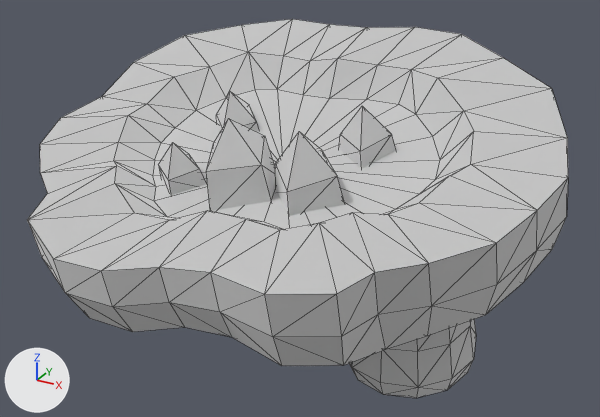
Two versions of the glTF model tools/art/models/tripo/gf/g_e_geode.glb, one commit apart.
One viewpoint serves both versions: a 50 mm camera at (0.14, -0.2475, 0.1784) aimed at (0.0022, 0.0031, 0.0532). Arrows for +X, +Y and +Z are at lower left; the lights stay in place. The picture after the commit comes second. Mesh edges are drawn as thin lines. Vertices at exactly the same position are counted once.

Before the edit, the objects in view are built like this:
```python
me_geometry_0 = bpy.data.meshes.new('geometry_0')
me_geometry_0.from_pydata(...)  # 318 vertices, 582 faces; spans x -0.097..0.097, y -0.081..0.081, z 0.0..0.11
me_geometry_0.materials.append(mat_material_0)  # its picture is missing
ob_geometry_0 = bpy.data.objects.new('geometry_0', me_geometry_0)
ob_geometry_0.location = (0.0, 0.0, 0.0)
```
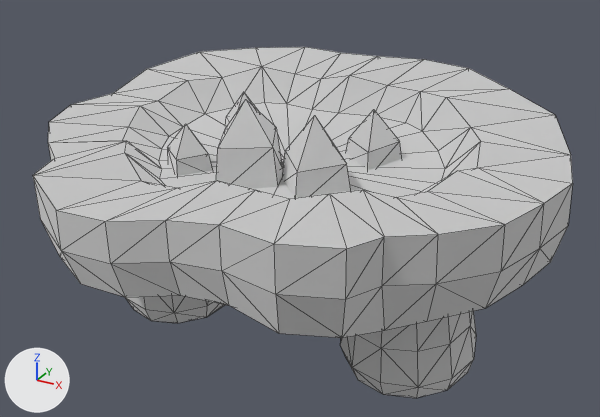
Boxes (x1, y1, x2, y2) around the edits, measured in the pictures (600 x 417 px; the box of a moved part takes in the faces that stretch with it):
'geometry_0', reshaped (7% shorter): before (27, 19, 568, 398); after (33, 47, 573, 398)
part 1 of me_geometry_0, moved or reshaped: before (27, 19, 568, 366); after (33, 47, 573, 338)
part 2 of me_geometry_0, moved or reshaped: before (159, 143, 206, 195); after (167, 124, 212, 176)
part 3 of me_geometry_0, moved or reshaped: before (206, 118, 275, 211); after (216, 100, 282, 189)
part 4 of me_geometry_0, moved or reshaped: before (217, 91, 260, 132); after (225, 92, 258, 127)
part 5 of me_geometry_0, moved or reshaped: before (275, 132, 345, 216); after (282, 115, 351, 198)
part 6 of me_geometry_0, moved or reshaped: before (339, 106, 396, 169); after (346, 110, 402, 170)

Diff of the bpy script that builds the scene:
```diff
--- a/tools/art/models/tripo/gf/g_e_geode.glb.py
+++ b/tools/art/models/tripo/gf/g_e_geode.glb.py
@@ me_geometry_0 @@
 # used by ob_geometry_0; location = (0.0, 0.0, 0.0)
-me_geometry_0.from_pydata(...)  # 318 vertices, 582 faces; spans x -0.097..0.097, y -0.081..0.081, z 0.0..0.11
+me_geometry_0.from_pydata(...)  # 318 vertices, 582 faces; spans x -0.097..0.097, y -0.077..0.086, z 0.0..0.099
+# me_geometry_0 part 1: the loose piece of 141 vertices spanning x -0.097..0.097, y -0.081..0.081, z 0.032..0.11 is multiplied about its middle by the matrix ((1.0, -0.002, 0.02), (-0.002, 0.982, 0.186), (-0.02, -0.186, 0.982)), then moved by (0.0, 0.004, -0.001)
+# me_geometry_0 part 2: the loose piece of 9 vertices spanning x -0.041..-0.022, y -0.033..-0.013, z 0.062..0.083 is multiplied about its middle by the matrix ((1.0, -0.002, 0.02), (-0.002, 0.982, 0.186), (-0.02, -0.186, 0.982)), then moved by (0.001, 0.005, 0.004)
+# me_geometry_0 part 3: the loose piece of 9 vertices spanning x -0.022..0.007, y -0.036..-0.005, z 0.061..0.095 is multiplied about its middle by the matrix ((1.0, -0.002, 0.02), (-0.002, 0.982, 0.186), (-0.02, -0.186, 0.982)), then moved by (0.001, 0.006, 0.003)
+# me_geometry_0 part 4: the loose piece of 9 vertices spanning x -0.043..-0.021, y 0.004..0.027, z 0.068..0.092 is multiplied about its middle by the matrix ((1.0, -0.002, 0.02), (-0.002, 0.982, 0.186), (-0.02, -0.186, 0.982)), then moved by (0.001, 0.006, -0.003)
+# me_geometry_0 part 5: the loose piece of 9 vertices spanning x 0.003..0.031, y -0.032..-0.002, z 0.063..0.094 is multiplied about its middle by the matrix ((1.0, -0.002, 0.02), (-0.002, 0.982, 0.186), (-0.02, -0.186, 0.982)), then moved by (0.001, 0.006, 0.002)
+# me_geometry_0 part 6: the loose piece of 9 vertices spanning x 0.012..0.034, y 0.004..0.027, z 0.07..0.094 is multiplied about its middle by the matrix ((1.0, -0.002, 0.02), (-0.002, 0.982, 0.186), (-0.02, -0.186, 0.982)), then moved by (0.001, 0.006, -0.004)
 me_geometry_0.materials.append(mat_material_0)
```
